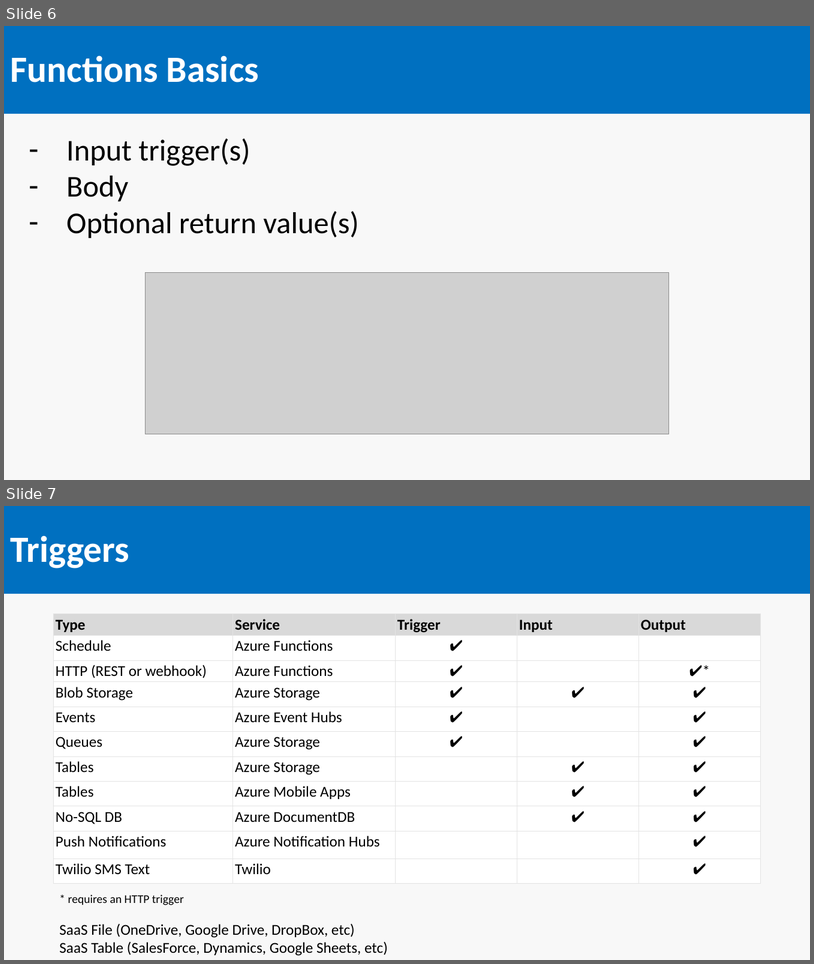
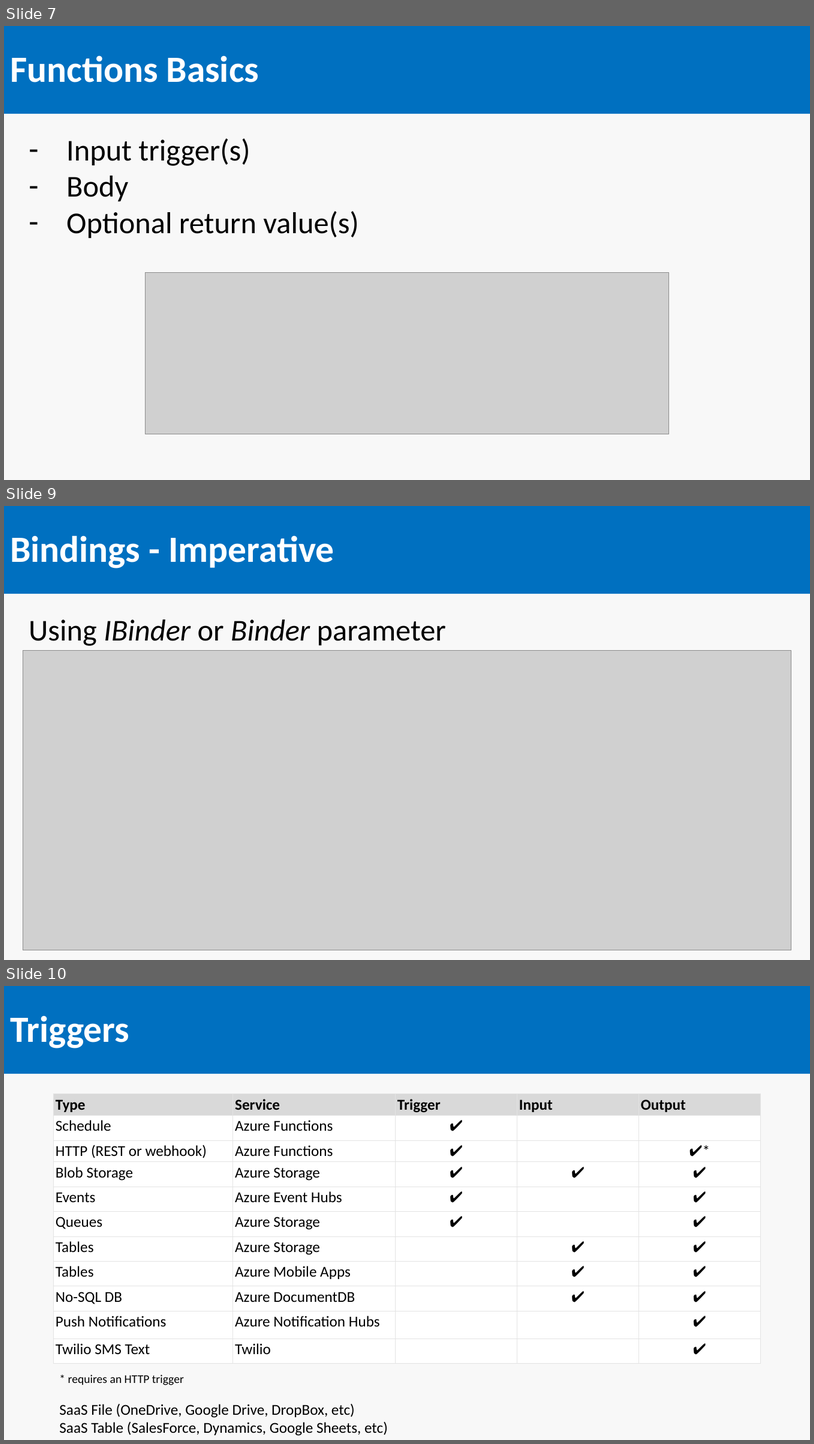
Before and after one commit to SeanFeldman/AzureFunctions-DotNet-YYC, a slide deck: AzureFunctions.pptx. Shown one above the other, each under a label of ours: slides 6 and 7 before the commit, slides 7, 9 and 10 after it; the slides between them are not shown. The pictures are 814x964 and 814x1444 pixels, drawn with LibreOffice and Linux fonts; fonts in the diff are those of the drawing; grey boxes stand for pictures. Boxes give left, top, right and bottom in pixels: in the first picture for what was removed or moved away, otherwise in the second. Text is boxed around its words. In the diff, an @@ line names an element or a change of style, - is before the commit and + after.

```diff
--- a/AzureFunctions.pptx
+++ b/AzureFunctions.pptx
@@ slide 9 added at bbox=[4, 506, 810, 960], background #F8F8F8 @@
@@ title added at bbox=[4, 506, 810, 594], fill #0070C0, 44 pt, text #FFFFFF, bold @@
+Bindings - Imperative
@@ text added at bbox=[29, 619, 446, 646], 36 pt, text #000000 @@
+Using IBinder or Binder parameter
@@ picture added at bbox=[23, 650, 792, 949] @@
@@ what was slide 6 is now slide 7 @@
@@ what was slide 7 is now slide 10 @@
```
Also in this commit, not shown: 4 slides changed, 1 other slide added.
